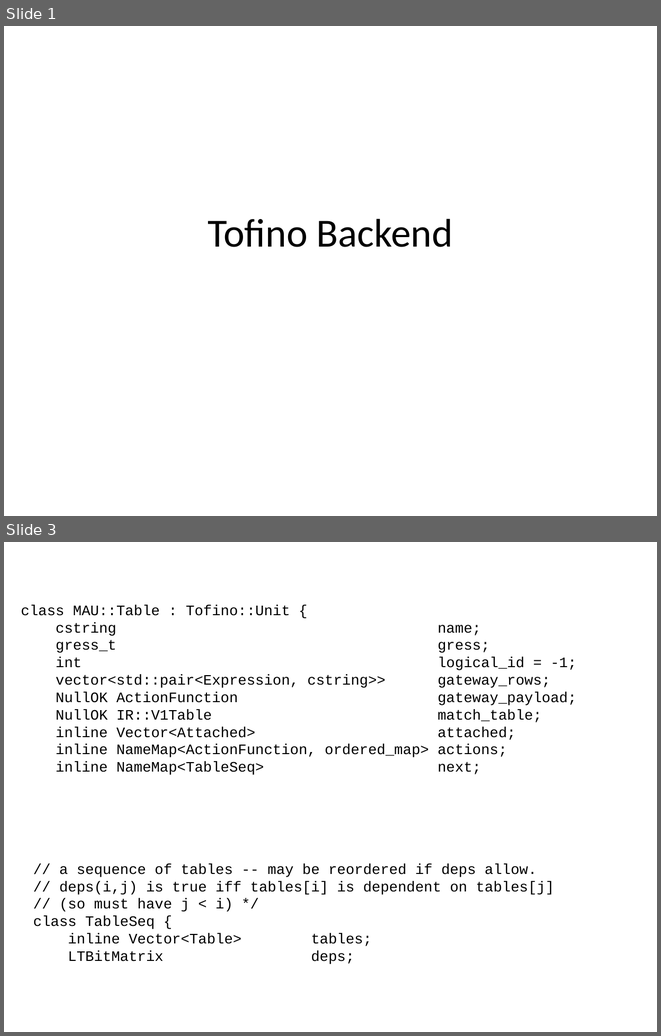
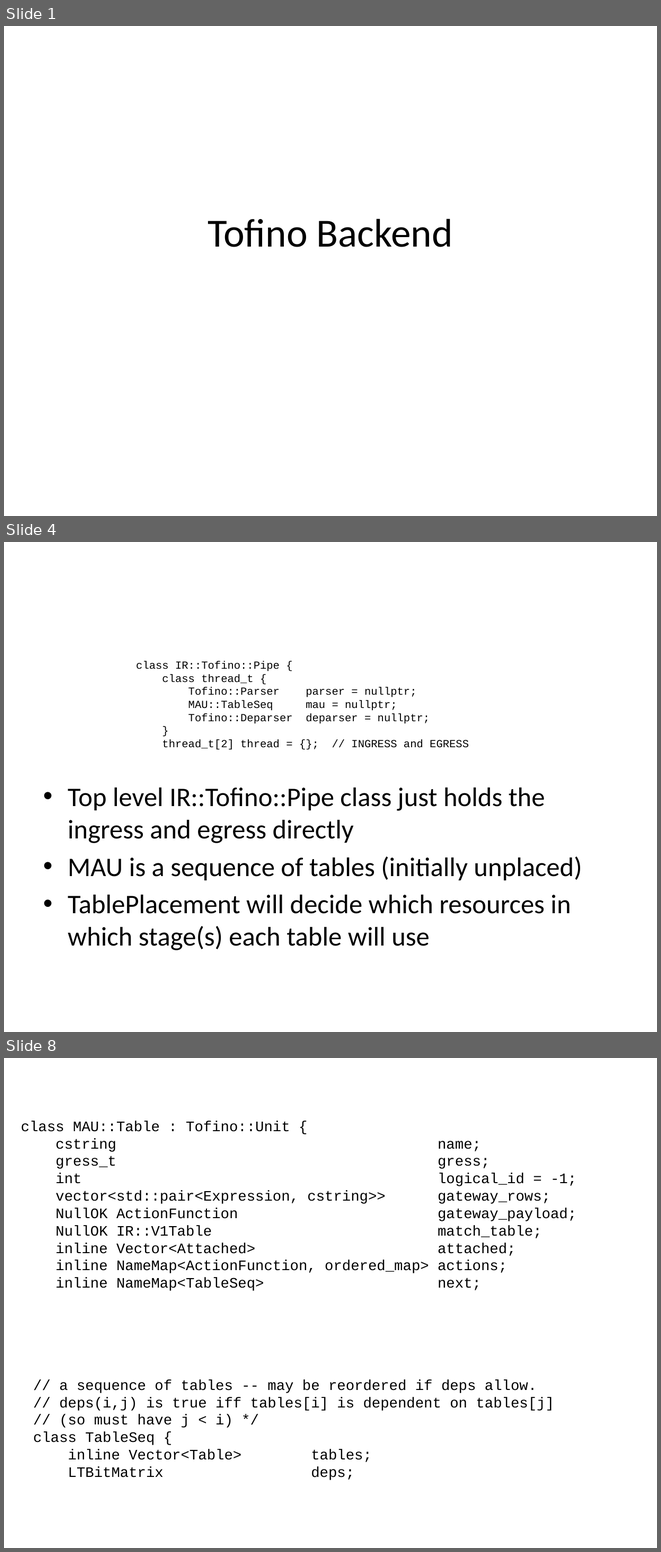
Before and after one commit to p4lang/bf-p4c, a slide deck: docs/TofinoBackend.pptx. Shown one above the other, each under a label of ours: slides 1 and 3 before the commit, slides 1, 4 and 8 after it; the slides between them are not shown. The pictures are 661x1036 and 661x1552 pixels, drawn with LibreOffice and Linux fonts; fonts in the diff are those of the drawing. Boxes give left, top, right and bottom in pixels: in the first picture for what was removed or moved away, otherwise in the second. Text is boxed around its words. In the diff, an @@ line names an element or a change of style, - is before the commit and + after.

Commit message:
additions to TofinoBackend.pptx

```diff
--- a/docs/TofinoBackend.pptx
+++ b/docs/TofinoBackend.pptx
@@ slide 4 added at (4,542,657,1032), background #FFFFFF @@
@@ text added at (136,661,469,750), 12 pt, text #000000 @@
+class IR::Tofino::Pipe {
+class thread_t {
+Tofino::Parser parser = nullptr;
+MAU::TableSeq mau = nullptr;
+Tofino::Deparser deparser = nullptr;
+}
+thread_t[2] thread = {}; // INGRESS and EGRESS
@@ text added at (68,787,582,950), 29.6 pt, text #000000 @@
+• Top level IR::Tofino::Pipe class just holds the ingress and egress directly
+• MAU is a sequence of tables (initially unplaced)
+• TablePlacement will decide which resources in which stage(s) each table will use
@@ what was slide 3 is now slide 8 @@
```
Also in this commit, not shown: 1 slide changed, 4 other slides added.
